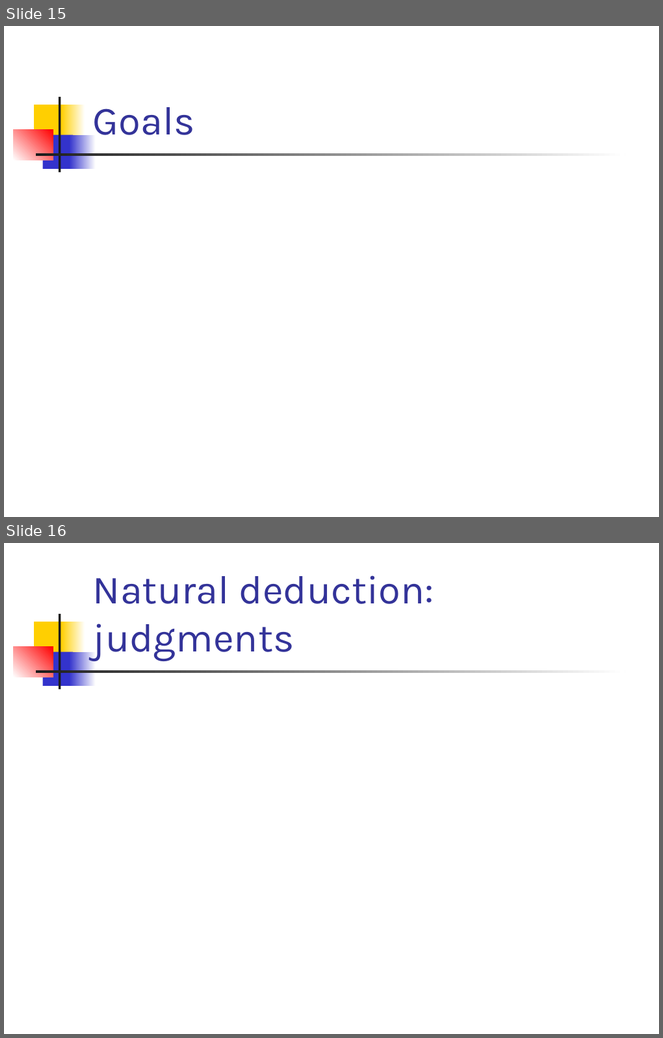
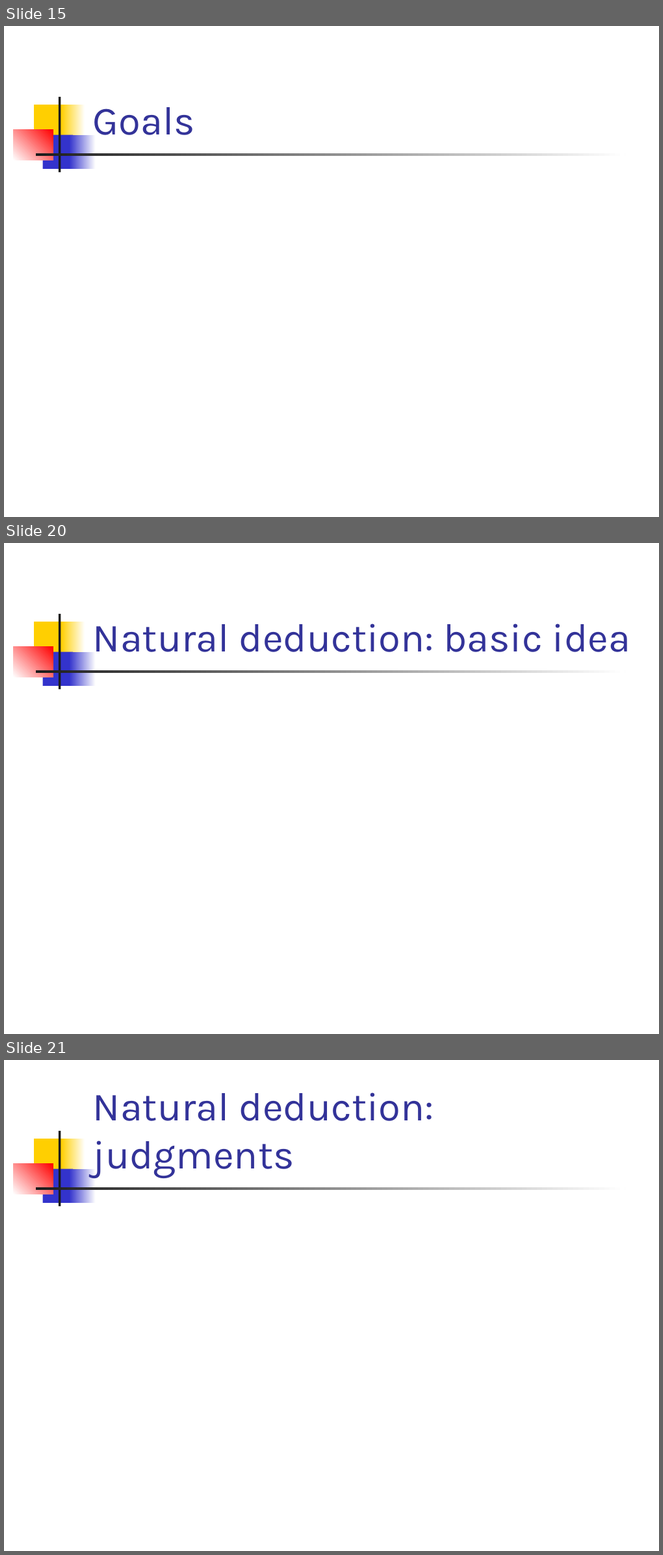
Before and after one commit to csslab-ustc/csslab-ustc.github.io, a slide deck: courses/theory/slides/lec05-proplogic.pptx. Shown one above the other, each under a label of ours: slides 15 and 16 before the commit, slides 15, 20 and 21 after it; the slides between them are not shown. The pictures are 663x1038 and 663x1555 pixels, drawn with LibreOffice and Linux fonts; fonts in the diff are those of the drawing; grey boxes stand for pictures. Boxes give left, top, right and bottom in pixels: in the first picture for what was removed or moved away, otherwise in the second. Text is boxed around its words. In the diff, an @@ line names an element or a change of style, - is before the commit and + after.

```diff
--- a/courses/theory/slides/lec05-proplogic.pptx
+++ b/courses/theory/slides/lec05-proplogic.pptx
@@ slide 20 added at box(4, 543, 659, 1034), background #FFFFFF; not listed: 7 template elements that a slide beside it also shows @@
@@ title added at box(93, 624, 631, 652), 44 pt, text #333399 @@
+Natural deduction: basic idea
@@ what was slide 16 is now slide 21 @@
```
Also in this commit, not shown: 1 slide changed, 4 other slides added, 3 other files.
